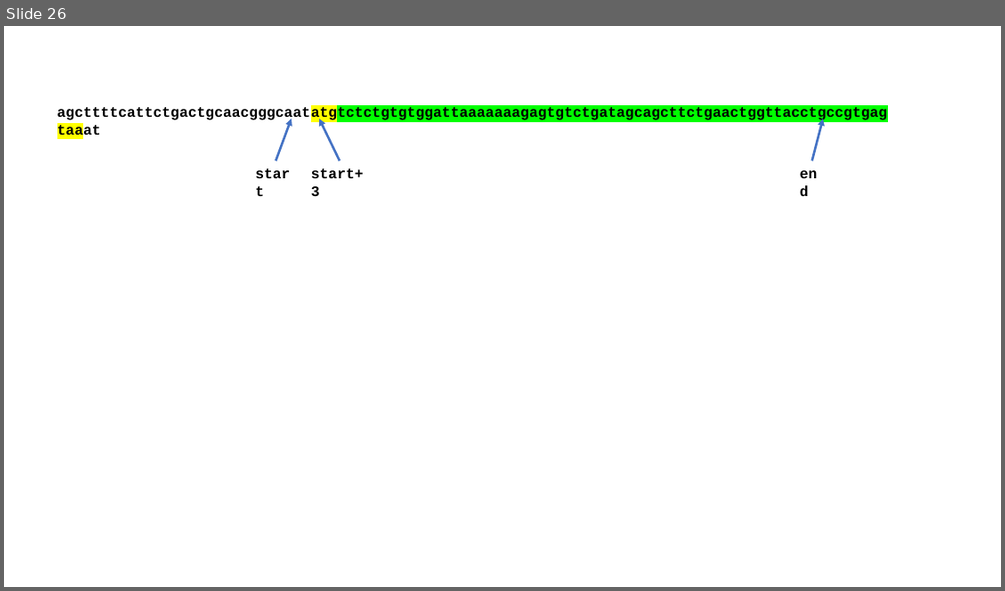
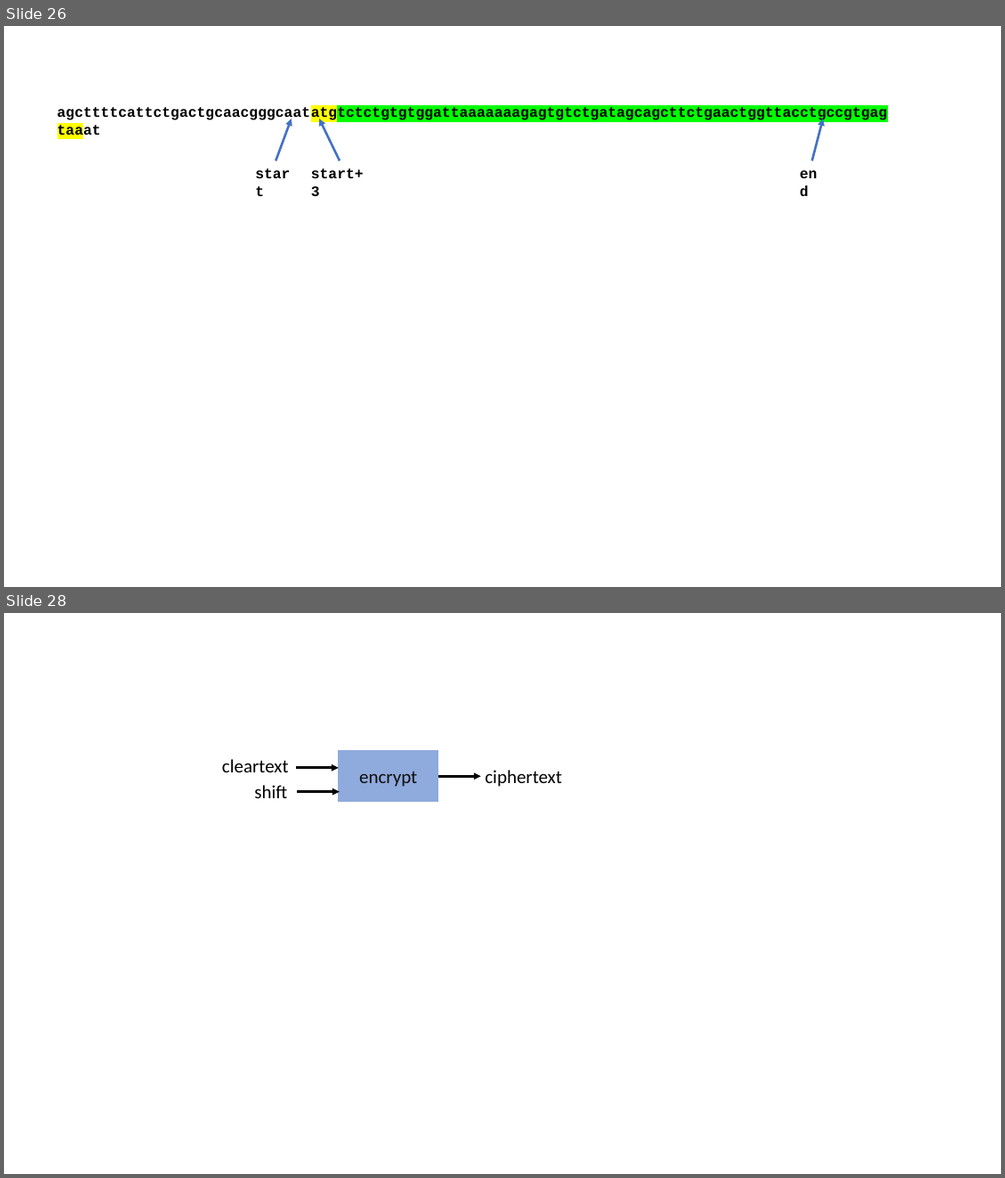
Before and after one commit to edharcourt/CS140, a slide deck: images/pygame_rect_window.pptx. Shown one above the other, each under a label of ours: slide 26 before the commit, slides 26 and 28 after it; the slides between them are not shown. The pictures are 1005x591 and 1005x1178 pixels, drawn with LibreOffice and Linux fonts; fonts in the diff are those of the drawing. Boxes give left, top, right and bottom in pixels: in the first picture for what was removed or moved away, otherwise in the second. Text is boxed around its words. In the diff, an @@ line names an element or a change of style, - is before the commit and + after.

Commit message:
finish up caesar cipher

```diff
--- a/images/pygame_rect_window.pptx
+++ b/images/pygame_rect_window.pptx
@@ slide 28 added at bbox=[4, 613, 1001, 1174], background #FFFFFF @@
@@ text added at bbox=[222, 759, 289, 772], 18 pt, text #000000 @@
+cleartext
@@ arrow added from (296, 768) to (339, 768), #000000 2.25 pt @@
@@ rectangle added at bbox=[339, 751, 438, 802], fill #8FAADC, outline #8FAADC 1 pt, 18 pt, text #0D0D0D @@
+encrypt
@@ text added at bbox=[485, 770, 562, 787], 18 pt, text #000000 @@
+ciphertext
@@ text added at bbox=[254, 785, 287, 798], 18 pt, text #000000 @@
+shift
@@ arrow added from (297, 792) to (340, 792), #000000 2.25 pt @@
@@ arrow added from (438, 776) to (481, 776), #000000 2.25 pt @@
```
Also in this commit, not shown: 1 slide changed, 3 other files.
